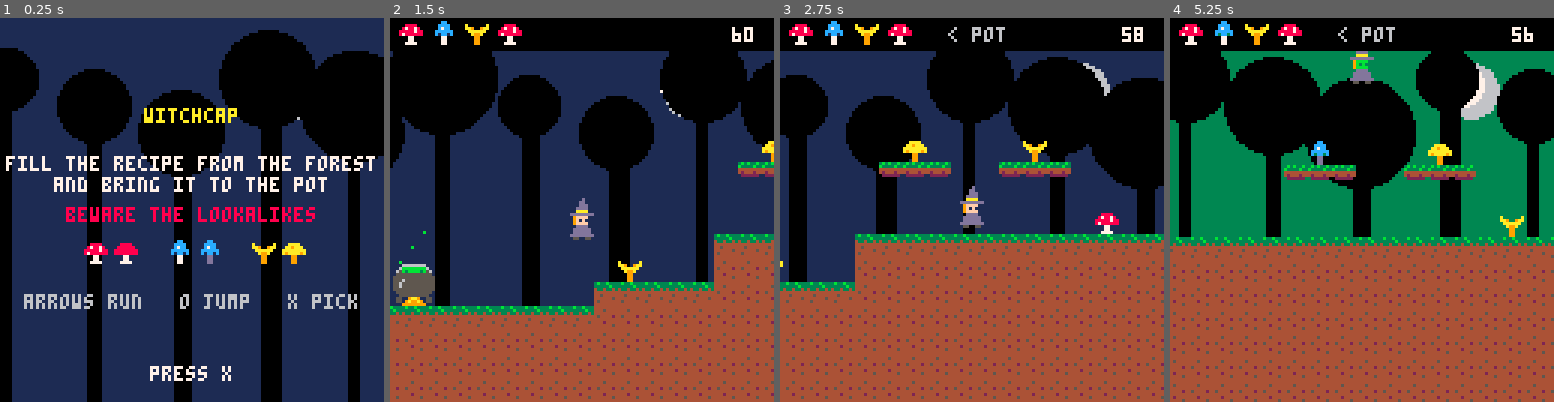
Above: before the commit, frames 1-4 (left to right).
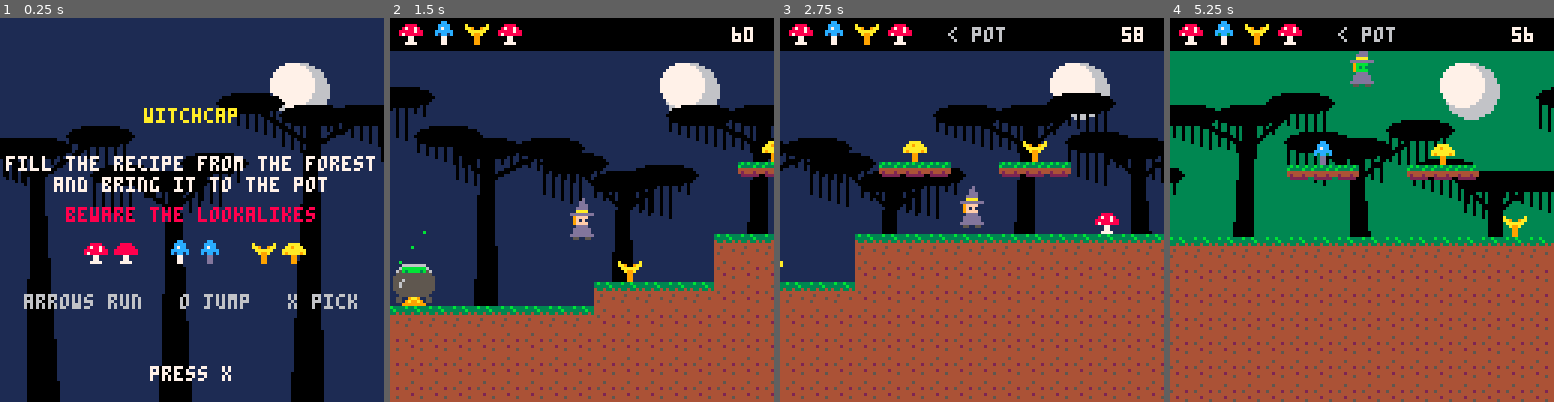
Above: after the commit, the same moments.

Repository: drachis/carts
Game: PICO-8 cartridge proj/witchcap/tests/test_boot.p8
The game is run twice, just before and just after one commit, with the same random seed, the same clock (stepped at 60 frames per second) and the same inputs.
Inputs:
- Up to frame 1 (0.25 s): no input
- Up to frame 2 (1.5 s): tap X (X key) at 0.33, 1.07 s; tap O (Z key) at 0.7 s
- Up to frame 3 (2.75 s): hold Right 1.6-2.1 s; tap O (Z key) at 1.7, 2.1, 2.5 s; tap X (X key) at 1.85 s; hold Up 2.15-2.42 s; hold Right from 2.47 s (still down)
- Up to frame 4 (5.25 s): tap O (Z key) every 0.4 s from 2.9 to 4.9 s; tap X (X key) at 2.97, 4.08, 5.2 s; release Right at 3.03 s; hold Left 3.08-3.58 s; hold Down 3.63-3.97 s; hold Right 4.02-4.68 s; hold Up 4.73-5.03 s; hold Left from 5.08 s (still down)

The runs differ from the first frame. In frame 1, 37% of the frame differs, in the area x 0-100%, y 3-100%; in frame 2, 27%; in frame 3, 21%; in frame 4, 30%.

Commit message:
witchcap: swamp trees in the backdrop: leaning trunks that spread at the foot, limbs, and clumps hung with moss (1663 tokens)
Co-Authored-By: Claude Opus 5.5 <noreply@anthropic.com>

Diff:
--- a/proj/witchcap/forest.lua
+++ b/proj/witchcap/forest.lua
@@ -45,13 +45,36 @@
  return fget(mget(x\8,y\8),0)
 end
 
+-- a flat clump of leaves with moss hanging from it in strands
+function draw_moss(x,y,seed)
+ ovalfill(x-11,y-3,x+11,y+3,0)
+ for strand=0,20,3 do
+  local strand_x=x-10+strand
+  line(strand_x,y,strand_x,y+5+(strand*7+seed*5)%10,0)
+ end
+end
+
+-- a swamp tree: a leaning trunk that spreads at the foot, and two limbs
+function draw_tree(x,top,seed)
+ local crown=x+seed%5*2-4
+ for offset=-5,5 do
+  line(x+offset,127,crown+offset/4,top,0)
+ end
+ for side=-1,1,2 do
+  local limb_x=crown+side*(13+(seed+side)%3*4)
+  local limb_y=top-2-(seed+side)%4*2
+  line(crown,top+8,limb_x,limb_y,0)
+  line(crown,top+9,limb_x,limb_y+1,0)
+  draw_moss(limb_x,limb_y,seed+side)
+ end
+ draw_moss(crown,top-2,seed)
+end
+
 function draw_backdrop(camera_x)
  circfill(100,24,9,6)
  circfill(97,22,7,7)
- for tree=0,24 do
-  local x=tree*29-camera_x\2
-  rectfill(x,24+tree%3*9,x+3+tree%4,127,0)
-  circfill(x+2,20+tree%3*9,10+tree%5*2,0)
+ for tree=1,17 do
+  draw_tree(tree*44-30-camera_x\2,34+tree%3*11,tree)
  end
 end
 
